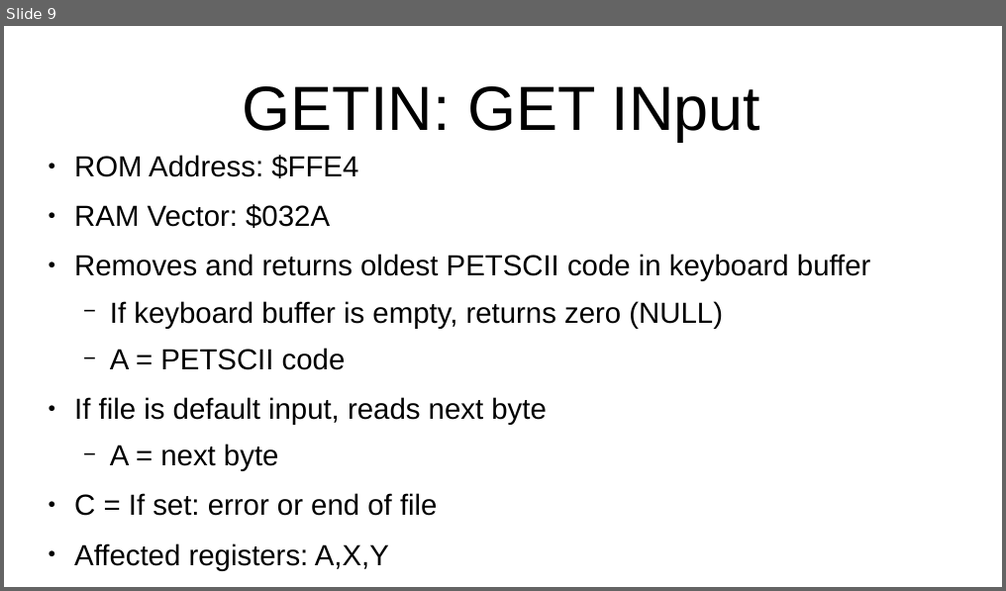
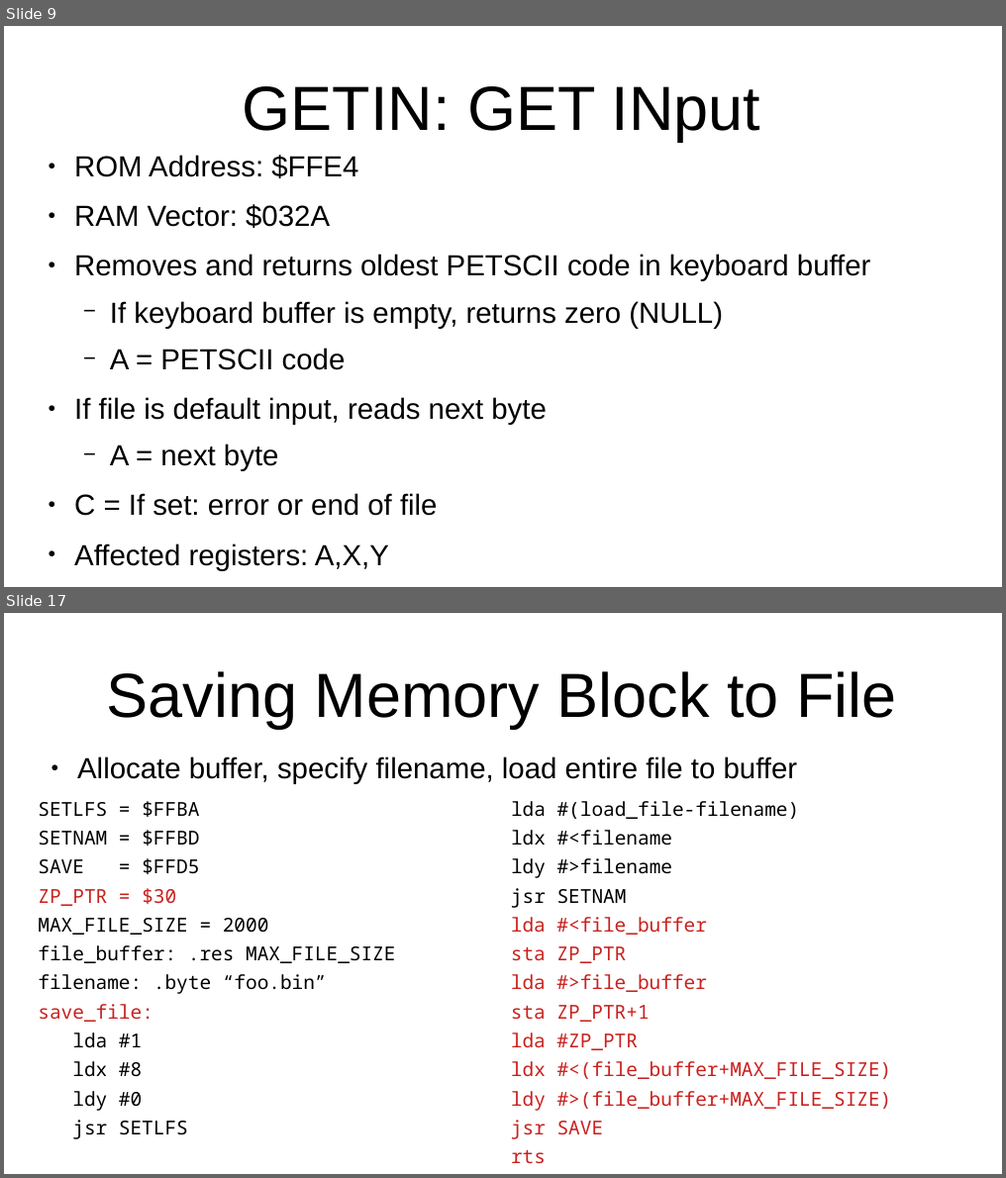
Before and after one commit to SlithyMatt/x16-assembly-tutorial, a slide deck: Lesson8/Lesson8.odp. Shown one above the other, each under a label of ours: slide 9 before the commit, slides 9 and 17 after it; the slides between them are not shown. The pictures are 1006x591 and 1006x1178 pixels, drawn with LibreOffice and Linux fonts; fonts in the diff are those of the drawing. Boxes give left, top, right and bottom in pixels: in the first picture for what was removed or moved away, otherwise in the second. Text is boxed around its words. In the diff, an @@ line names an element or a change of style, - is before the commit and + after.

```diff
--- a/Lesson8/Lesson8.odp
+++ b/Lesson8/Lesson8.odp
@@ slide 17 added at (x1=4, y1=613, x2=1002, y2=1174), background #FFFFFF @@
@@ title added at (x1=107, y1=671, x2=896, y2=728), 60 pt, text #000000 @@
+Saving Memory Block to File
@@ text added at (x1=77, y1=757, x2=798, y2=784), 28 pt, text #000000 @@
+● Allocate buffer, specify filename, load entire file to buffer
@@ text added at (x1=38, y1=801, x2=892, y2=1163), 18.5 pt, text #000000 @@
+SETLFS = $FFBA lda #(load_file-filename)
+SETNAM = $FFBD ldx #<filename
+SAVE = $FFD5 ldy #>filename
+ZP_PTR = $30 jsr SETNAM
+MAX_FILE_SIZE = 2000 lda #<file_buffer
+file_buffer: .res MAX_FILE_SIZE sta ZP_PTR
+filename: .byte “foo.bin” lda #>file_buffer
+save_file: sta ZP_PTR+1
+lda #1 lda #ZP_PTR
+ldx #8 ldx #<(file_buffer+MAX_FILE_SIZE)
+ldy #0 ldy #>(file_buffer+MAX_FILE_SIZE)
+jsr SETLFS jsr SAVE
+rts
```
Also in this commit, not shown: 3 slides changed, 8 other slides added, 1 slide removed, 1 other file.
